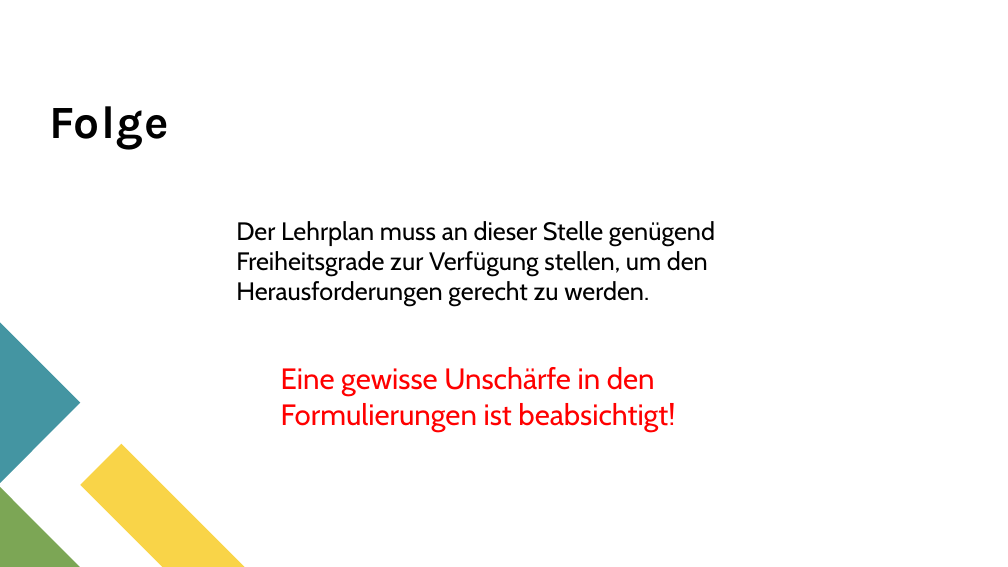
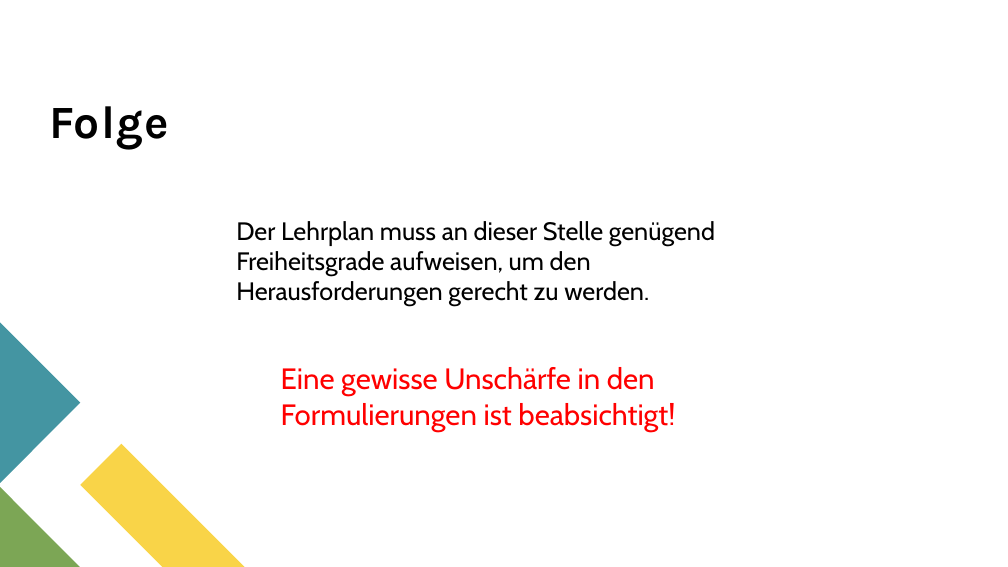
Before and after one commit to spaciva-Bauer/Fortbildungen, a slide deck: slide 9 of Praesentation/MB-Veranstaltung_Sprachmodelle_0.1.pptx (slide 8 before the commit). Drawn at 1008x567 pixels with LibreOffice and Linux fonts; fonts in the diff are those of the drawing. Boxes give left, top, right and bottom in pixels: in the first picture for what was removed or moved away, otherwise in the second. Text is boxed around its words. In the diff, an @@ line names an element or a change of style, - is before the commit and + after.

```diff
--- a/Praesentation/MB-Veranstaltung_Sprachmodelle_0.1.pptx
+++ b/Praesentation/MB-Veranstaltung_Sprachmodelle_0.1.pptx
@@ text at (236, 221, 715, 307): text changed @@
-Der Lehrplan muss an dieser Stelle genügend Freiheitsgrade zur Verfügung stellen, um den Herausforderungen gerecht zu werden.
+Der Lehrplan muss an dieser Stelle genügend Freiheitsgrade aufweisen, um den Herausforderungen gerecht zu werden.
```
Also in this commit, not shown: 1 other slide changed, 2 slides added.
